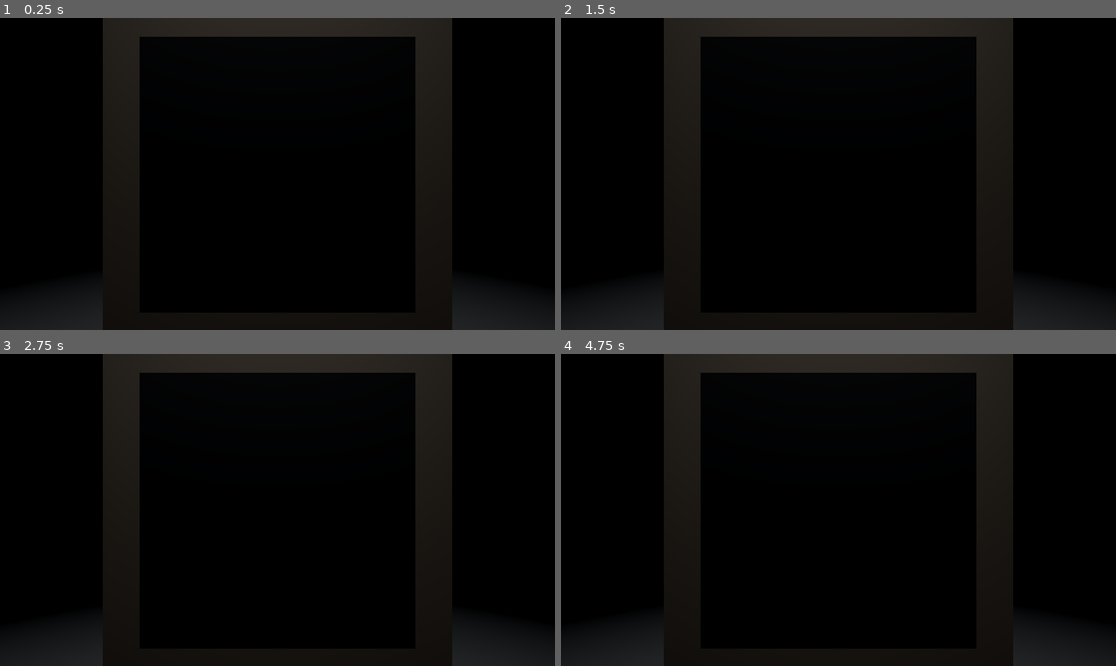
Above: before the commit, frames 1-4 (two rows, left to right).
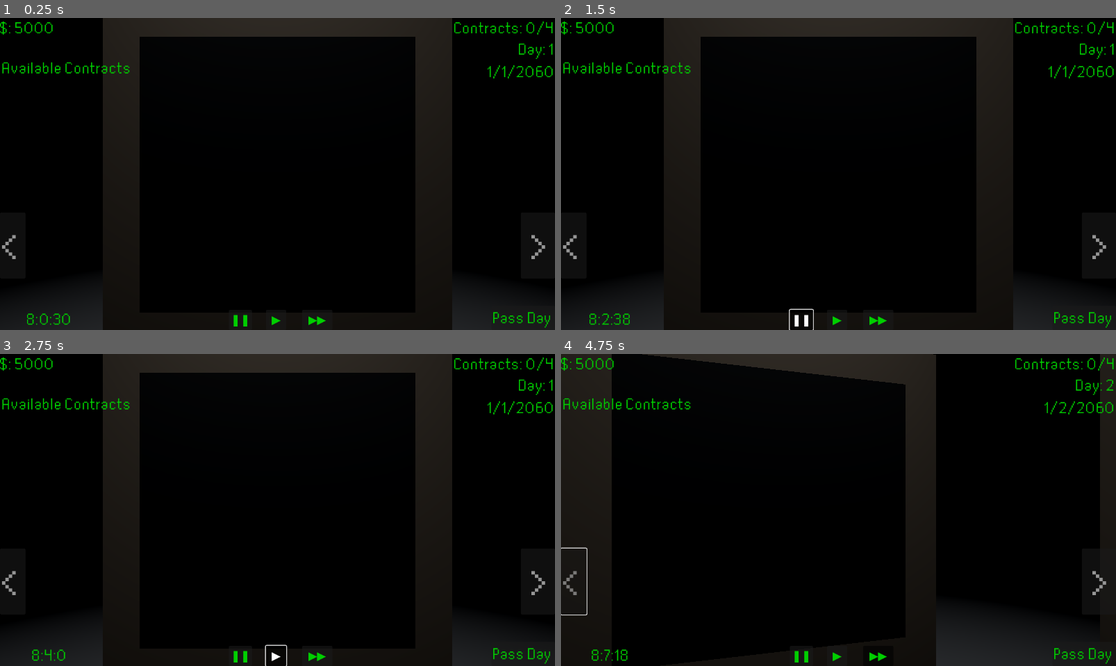
Above: after the commit, the same moments.

Repository: megajolt/Alchemist-Trade-Ltd.
Game: Godot game, scene res://Scenes/maingame.tscn
The game is run twice, just before and just after one commit, with the same random seed, the same clock (stepped at 60 frames per second) and the same inputs.
Inputs (mouse positions are in pixels of both pictures, inside the frame that each line leads up to):
- Up to frame 1 (0.25 s): no input
- Up to frame 2 (1.5 s): click (627, 67) at 0.5 s, where only the run after the commit has a clickable "Available Contracts"; click (799, 320) at 1.25 s, where only the run after the commit has a clickable "❚❚"
- Up to frame 3 (2.75 s): click (277, 656) at 2 s, where only the run after the commit has a clickable "▶"
- Up to frame 4 (4.75 s): click (877, 656) at 2.75 s, where only the run after the commit has a clickable "▶▶"; click (1082, 653) at 3.5 s, where only the run after the commit has a clickable "Pass Day"; click (572, 581) at 4.25 s, where only the run after the commit has a clickable "<"

The runs differ from the first frame. In frame 1, 1.4% of the frame differs, in the area x 0-100%, y 1-100%; in frame 2, 1.5%; in frame 3, 1.4%; in frame 4, 23%, in the area x 0-100%, y 0-100%.

Commit message:
Implemented HUD, Next Step Contract Generation

Diff:
--- /dev/null
+++ b/Scenes/HUD.gd
@@ -0,0 +1,87 @@
+extends Control
+
+var money = 5000
+var day = 1
+var fulfilledContracts = 0
+var contractsRequired = 4
+var Date = Time.get_datetime_dict_from_datetime_string("2060-1-1T08:00:00",false)
+var calYear = Date.year
+var calMonth = Date.month
+var calDay = Date.day
+var hour = Date.hour
+var minute = Date.minute
+var second = Date.second
+var pause = false
+var fast = false
+# Called when the node enters the scene tree for the first time.
+func _ready():
+	$Money.text = "$: "+str(money)
+	$Add.hide()
+	$Subtract.hide()
+	$Day.text = "Day: "+str(day)
+	$"Fulfilled Contracts".text="Contracts: "+str(fulfilledContracts)+"/"+str(contractsRequired)
+	$Date.text = str(calMonth)+"/"+str(calDay)+"/"+str(calYear)
+	$Time.text = str(hour)+":"+str(minute)+":"+str(second)
+	pass # Replace with function body.
+func _contract_check():
+	if(day%7==0&&fulfilledContracts!=contractsRequired||money<-10000):
+		$GameOver.visible=true
+	else:
+		$GameOver.visible=false
+func _update_time():
+	if($FFWD.button_pressed):
+		second=second+4
+	if($Pause.button_pressed):
+		second=second
+	else:
+		second=second+2
+	if(second>=60):
+		second=0
+		minute=minute+1
+	if(minute>=60):
+		minute=0
+		hour=hour+1
+	$Time.text = str(hour)+":"+str(minute)+":"+str(second)
+	pass
+func _update_date():
+	if($"Pass Day".button_pressed||hour==24):
+		$"Pass Day".button_pressed=false
+		$"Pass Day".disabled = true
+		day=day+1
+		calDay=calDay+1
+		hour=8
+		minute=0
+		second=0
+	if(calDay>=28):
+		calDay=1
+		calMonth=calMonth+1
+	if(calMonth>=13):
+		calMonth=1
+		calYear=calYear+1
+	$Day.text = "Day: "+str(day)
+	$Date.text = str(calMonth)+"/"+str(calDay)+"/"+str(calYear)
+	$Time.text = str(hour)+":"+str(minute)+":"+str(second)
+	$"Pass Day".disabled=false
+	pass
+# Called every frame. 'delta' is the elapsed time since the previous frame.
+func _process(delta):
+	_contract_check()
+	_update_date()
+	_update_time()
+	pass
+
+
+func _on_pause_pressed():
+	$Play.button_pressed=false
+	$FFWD.button_pressed=false
+	pass # Replace with function body.
+
+
+func _on_play_pressed():
+	$FFWD.button_pressed=false
+	$Pause.button_pressed=false
+	pass # Replace with function body.
+func _on_ffwd_pressed():
+	$Pause.button_pressed=false
+	$Play.button_pressed=false
+	pass # Replace with function body.
--- a/Scenes/HUD.tscn
+++ b/Scenes/HUD.tscn
@@ -1,48 +1,251 @@
-[gd_scene load_steps=2 format=3 uid="uid://8fxancoecrt1"]
-
+[gd_scene load_steps=3 format=3 uid="uid://8fxancoecrt1"]
+
+[ext_resource type="Script" path="res://Scenes/HUD.gd" id="1_j5grr"]
 [ext_resource type="FontFile" uid="uid://nfb11wfg2gy0" path="res://2DAssets/raster.ttf" id="1_qt1ww"]
 
-[node name="Control" type="Control"]
+[node name="HUD" type="Control"]
 layout_mode = 3
-anchors_preset = 15
-anchor_right = 1.0
-anchor_bottom = 1.0
-grow_horizontal = 2
-grow_vertical = 2
+anchor_right = 1.0
+anchor_bottom = 0.998
+offset_bottom = 1.29596
+grow_horizontal = 2
+grow_vertical = 2
+script = ExtResource("1_j5grr")
 
 [node name="Money" type="Label" parent="."]
-offset_right = 219.0
-offset_bottom = 83.0
-theme_override_colors/font_color = Color(0, 0.811765, 0, 1)
-theme_override_colors/font_outline_color = Color(1, 1, 1, 1)
-theme_override_fonts/font = ExtResource("1_qt1ww")
-theme_override_font_sizes/font_size = 64
+layout_mode = 0
+offset_right = 114.0
+offset_bottom = 42.0
+theme_override_colors/font_color = Color(0, 0.811765, 0, 1)
+theme_override_colors/font_outline_color = Color(1, 1, 1, 1)
+theme_override_fonts/font = ExtResource("1_qt1ww")
+theme_override_font_sizes/font_size = 32
 text = "$: 5000"
 
+[node name="Add" type="Label" parent="."]
+layout_mode = 0
+offset_left = 10.0
+offset_top = 33.0
+offset_right = 99.0
+offset_bottom = 75.0
+theme_override_colors/font_color = Color(0, 0.811765, 0, 1)
+theme_override_colors/font_outline_color = Color(1, 1, 1, 1)
+theme_override_fonts/font = ExtResource("1_qt1ww")
+theme_override_font_sizes/font_size = 32
+text = "+ 500"
+
+[node name="Subtract" type="Label" parent="."]
+layout_mode = 0
+offset_left = 13.0
+offset_top = 33.0
+offset_right = 95.0
+offset_bottom = 75.0
+theme_override_colors/font_color = Color(0.811765, 0, 0, 1)
+theme_override_colors/font_outline_color = Color(1, 1, 1, 1)
+theme_override_fonts/font = ExtResource("1_qt1ww")
+theme_override_font_sizes/font_size = 32
+text = "- 500"
+
+[node name="Available Contracts" type="MenuButton" parent="."]
+layout_mode = 1
+offset_top = 79.0
+offset_right = 279.0
+offset_bottom = 129.0
+theme_override_colors/font_color = Color(0, 0.811765, 0, 1)
+theme_override_fonts/font = ExtResource("1_qt1ww")
+theme_override_font_sizes/font_size = 32
+text = "Available Contracts"
+
 [node name="Fulfilled Contracts" type="Label" parent="."]
 layout_mode = 1
 anchors_preset = 1
 anchor_left = 1.0
 anchor_right = 1.0
-offset_left = -411.0
-offset_bottom = 83.0
-grow_horizontal = 0
-theme_override_colors/font_color = Color(0, 0.811765, 0, 1)
-theme_override_colors/font_outline_color = Color(1, 1, 1, 1)
-theme_override_fonts/font = ExtResource("1_qt1ww")
-theme_override_font_sizes/font_size = 64
+offset_left = -208.0
+offset_bottom = 43.0
+grow_horizontal = 0
+theme_override_colors/font_color = Color(0, 0.811765, 0, 1)
+theme_override_colors/font_outline_color = Color(1, 1, 1, 1)
+theme_override_fonts/font = ExtResource("1_qt1ww")
+theme_override_font_sizes/font_size = 32
 text = "Contracts: 0/7"
-
-[node name="Available Contracts" type="MenuButton" parent="."]
+horizontal_alignment = 2
+
+[node name="Time" type="Label" parent="."]
+layout_mode = 1
+anchors_preset = 2
+anchor_top = 1.0
+anchor_bottom = 1.0
+offset_top = -43.0
+offset_right = 208.0
+grow_vertical = 0
+theme_override_colors/font_color = Color(0, 0.811765, 0, 1)
+theme_override_colors/font_outline_color = Color(1, 1, 1, 1)
+theme_override_fonts/font = ExtResource("1_qt1ww")
+theme_override_font_sizes/font_size = 32
+text = "00:00:00"
+horizontal_alignment = 1
+
+[node name="Day" type="Label" parent="."]
+layout_mode = 1
+anchors_preset = 1
+anchor_left = 1.0
+anchor_right = 1.0
+offset_left = -79.0
+offset_top = 44.0
+offset_bottom = 86.0
+grow_horizontal = 0
+theme_override_colors/font_color = Color(0, 0.811765, 0, 1)
+theme_override_colors/font_outline_color = Color(1, 1, 1, 1)
+theme_override_fonts/font = ExtResource("1_qt1ww")
+theme_override_font_sizes/font_size = 32
+text = "Day: 1"
+horizontal_alignment = 2
+
+[node name="Date" type="Label" parent="."]
+layout_mode = 1
+anchors_preset = 1
+anchor_left = 1.0
+anchor_right = 1.0
+offset_left = -159.0
+offset_top = 91.0
+offset_bottom = 133.0
+grow_horizontal = 0
+theme_override_colors/font_color = Color(0, 0.811765, 0, 1)
+theme_override_colors/font_outline_color = Color(1, 1, 1, 1)
+theme_override_fonts/font = ExtResource("1_qt1ww")
+theme_override_font_sizes/font_size = 32
+text = "7/19/2024"
+horizontal_alignment = 2
+
+[node name="Pause" type="Button" parent="."]
+layout_mode = 1
+anchors_preset = 7
+anchor_left = 0.5
+anchor_top = 1.0
+anchor_right = 0.5
+anchor_bottom = 1.0
+offset_left = -98.5
+offset_top = -42.0
+offset_right = -56.5
+grow_horizontal = 2
+grow_vertical = 0
+theme_override_colors/font_color = Color(0, 0.811765, 0, 1)
+theme_override_colors/icon_normal_color = Color(0, 0, 0, 0)
+theme_override_font_sizes/font_size = 24
+toggle_mode = true
+text = "❚❚"
+
+[node name="Play" type="Button" parent="."]
+layout_mode = 1
+anchors_preset = 7
+anchor_left = 0.5
+anchor_top = 1.0
+anchor_right = 0.5
+anchor_bottom = 1.0
+offset_left = -24.5
+offset_top = -42.0
+offset_right = 17.5
+grow_horizontal = 2
+grow_vertical = 0
+theme_override_colors/font_color = Color(0, 0.811765, 0, 1)
+theme_override_colors/icon_normal_color = Color(0, 0, 0, 0)
+theme_override_font_sizes/font_size = 24
+toggle_mode = true
+text = "▶"
+
+[node name="FFWD" type="Button" parent="."]
+layout_mode = 1
+anchors_preset = 7
+anchor_left = 0.5
+anchor_top = 1.0
+anchor_right = 0.5
+anchor_bottom = 1.0
+offset_left = 50.5
+offset_top = -42.0
+offset_right = 113.5
+grow_horizontal = 2
+grow_vertical = 0
+theme_override_colors/font_color = Color(0, 0.811765, 0, 1)
+theme_override_colors/font_pressed_color = Color(0, 0.811765, 0, 1)
+theme_override_colors/font_hover_color = Color(0, 0.811765, 0, 1)
+theme_override_colors/font_focus_color = Color(0, 0.811765, 0, 1)
+theme_override_colors/font_hover_pressed_color = Color(0, 0.811765, 0, 1)
+theme_override_colors/font_disabled_color = Color(0, 0.811765, 0, 1)
+theme_override_colors/font_outline_color = Color(0, 0.811765, 0, 1)
+theme_override_colors/icon_normal_color = Color(0, 0, 0, 0)
+theme_override_font_sizes/font_size = 24
+toggle_mode = true
+text = "▶▶"
+
+[node name="Pass Day" type="Button" parent="."]
+layout_mode = 1
+anchors_preset = 3
+anchor_left = 1.0
+anchor_top = 1.0
+anchor_right = 1.0
+anchor_bottom = 1.0
+offset_left = -132.0
+offset_top = -50.0
+grow_horizontal = 0
+grow_vertical = 0
+theme_override_colors/font_color = Color(0, 0.811765, 0, 1)
+theme_override_fonts/font = ExtResource("1_qt1ww")
+theme_override_font_sizes/font_size = 32
+action_mode = 0
+text = "Pass Day"
+
+[node name="Rotate Left" type="Button" parent="."]
 layout_mode = 1
 anchors_preset = 4
 anchor_top = 0.5
 anchor_bottom = 0.5
-offset_top = -45.5
-offset_right = 547.0
-offset_bottom = 45.5
-grow_vertical = 2
-theme_override_colors/font_color = Color(0, 0.811765, 0, 1)
+offset_top = 80.0
+offset_right = 53.0
+offset_bottom = 217.0
+grow_vertical = 2
+theme_override_colors/font_color = Color(0.589096, 0.589096, 0.589096, 1)
+theme_override_fonts/font = ExtResource("1_qt1ww")
+theme_override_font_sizes/font_size = 100
+text = "<"
+
+[node name="Rotate Right" type="Button" parent="."]
+layout_mode = 1
+anchors_preset = 6
+anchor_left = 1.0
+anchor_top = 0.5
+anchor_right = 1.0
+anchor_bottom = 0.5
+offset_left = -71.0
+offset_top = 80.0
+offset_bottom = 217.0
+grow_horizontal = 0
+grow_vertical = 2
+theme_override_colors/font_color = Color(0.589096, 0.589096, 0.589096, 1)
+theme_override_fonts/font = ExtResource("1_qt1ww")
+theme_override_font_sizes/font_size = 100
+text = " >"
+alignment = 2
+
+[node name="GameOver" type="Label" parent="."]
+visible = false
+layout_mode = 1
+anchors_preset = 8
+anchor_left = 0.5
+anchor_top = 0.5
+anchor_right = 0.5
+anchor_bottom = 0.5
+offset_left = -96.5
+offset_top = -11.5
+offset_right = 96.5
+offset_bottom = 11.5
+grow_horizontal = 2
+grow_vertical = 2
+theme_override_colors/font_color = Color(0.811765, 0, 0, 1)
 theme_override_fonts/font = ExtResource("1_qt1ww")
 theme_override_font_sizes/font_size = 64
-text = "Available Contracts"
+text = "Employment Terminated"
+
+[connection signal="pressed" from="Pause" to="." method="_on_pause_pressed"]
+[connection signal="pressed" from="Play" to="." method="_on_play_pressed"]
+[connection signal="pressed" from="FFWD" to="." method="_on_ffwd_pressed"]
--- a/Scenes/maingame.tscn
+++ b/Scenes/maingame.tscn
@@ -1,5 +1,6 @@
-[gd_scene load_steps=7 format=3 uid="uid://epfff3hv30c5"]
+[gd_scene load_steps=8 format=3 uid="uid://epfff3hv30c5"]
 
+[ext_resource type="PackedScene" uid="uid://8fxancoecrt1" path="res://Scenes/HUD.tscn" id="1_5j6tr"]
 [ext_resource type="BoxMesh" uid="uid://btkygyfsc0ftr" path="res://3DAssets/StationMonitor.tres" id="1_asoov"]
 [ext_resource type="Material" uid="uid://llbyixehepnt" path="res://Materials/ComputerBodyMat.tres" id="2_kvgqo"]
 [ext_resource type="PlaneMesh" uid="uid://cd2kbnl1spwo8" path="res://3DAssets/Desk.tres" id="2_srt65"]
@@ -61,6 +62,8 @@
 fov = 60.0
 script = ExtResource("5_5g6tk")
 
+[node name="HUD" parent="Camera3D" instance=ExtResource("1_5j6tr")]
+
 [node name="SpotLight3D" type="SpotLight3D" parent="."]
 transform = Transform3D(1, 0, 0, 0, -4.37114e-08, 1, 0, -1, -4.37114e-08, 0, 1.25583, 0)
 light_color = Color(0.776471, 0.803922, 0.843137, 1)
--- a/Scripts/RotationScript.gd
+++ b/Scripts/RotationScript.gd
@@ -5,7 +5,7 @@
 
 var target_rot=null
 var rotating = false
-var rotation_speed=1
+var rotation_speed=4
 # Called when the node enters the scene tree for the first time.
 func _ready():
 	self.add_child(ChairSounds)
@@ -16,13 +16,17 @@
 	ChairSounds.stream=load(ChairSoundPath)
 	ChairSounds.play()
 
-func _input(event):
-	if(event.is_action_pressed("rotateLeft")):
-		target_rot=Quaternion(Vector3(0,1,0),-PI/2)*Quaternion(transform.basis)
+func _rotate():
+	if($"HUD/Rotate Left".button_pressed):
+		$"HUD/Rotate Left".button_pressed=false
+		$"HUD/Rotate Left".disabled=true
+		target_rot=Quaternion(Vector3(0,1,0),PI/2)*Quaternion(transform.basis)
 		rotating=true
 		_play_sound()
 
-	if(event.is_action_pressed("rotateRight")):
+	if($"HUD/Rotate Right".button_pressed):
+		$"HUD/Rotate Right".button_pressed=false
+		$"HUD/Rotate Right".disabled=true
 		target_rot=Quaternion(Vector3(0,1,0),-PI/2)*Quaternion(transform.basis)
 		rotating=true
 		_play_sound()
@@ -31,12 +35,18 @@
 
 # Called every frame. 'delta' is the elapsed time since the previous frame.
 func _process(delta):
+	_rotate()
 	if(rotating and target_rot!=null):
 		var current_rot=Quaternion(transform.basis)
 		current_rot=current_rot.slerp(target_rot,rotation_speed*delta)
 		transform.basis = Basis(current_rot)
-		if(current_rot.is_equal_approx(target_rot)):
+		var angle_diff=current_rot.angle_to(target_rot)
+		current_rot.normalized()
+		target_rot.normalized()
+		if(angle_diff<0.01):
 			rotating = false
 			target_rot=null
+			$"HUD/Rotate Left".disabled=false
+			$"HUD/Rotate Right".disabled=false
 
 	pass
